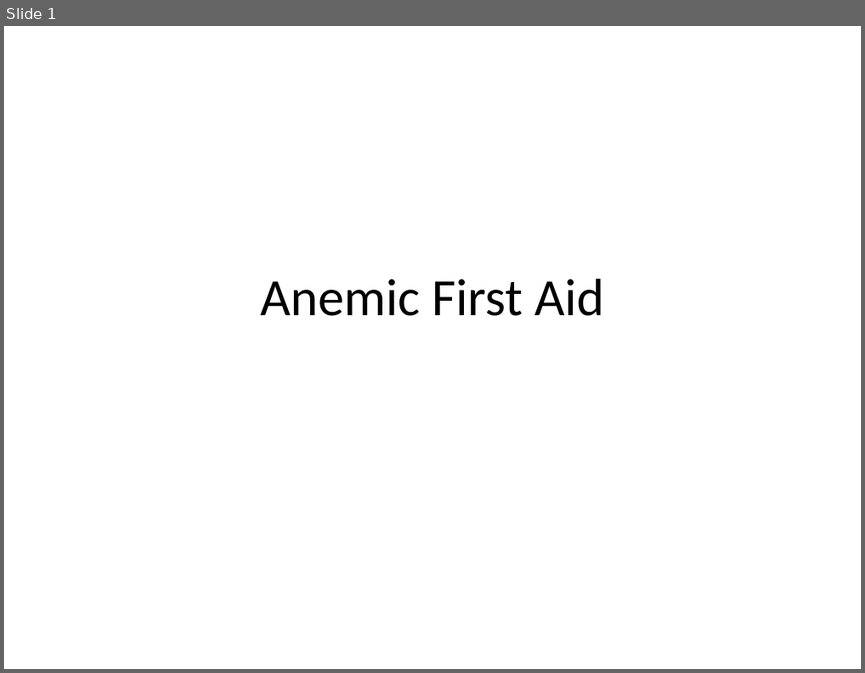
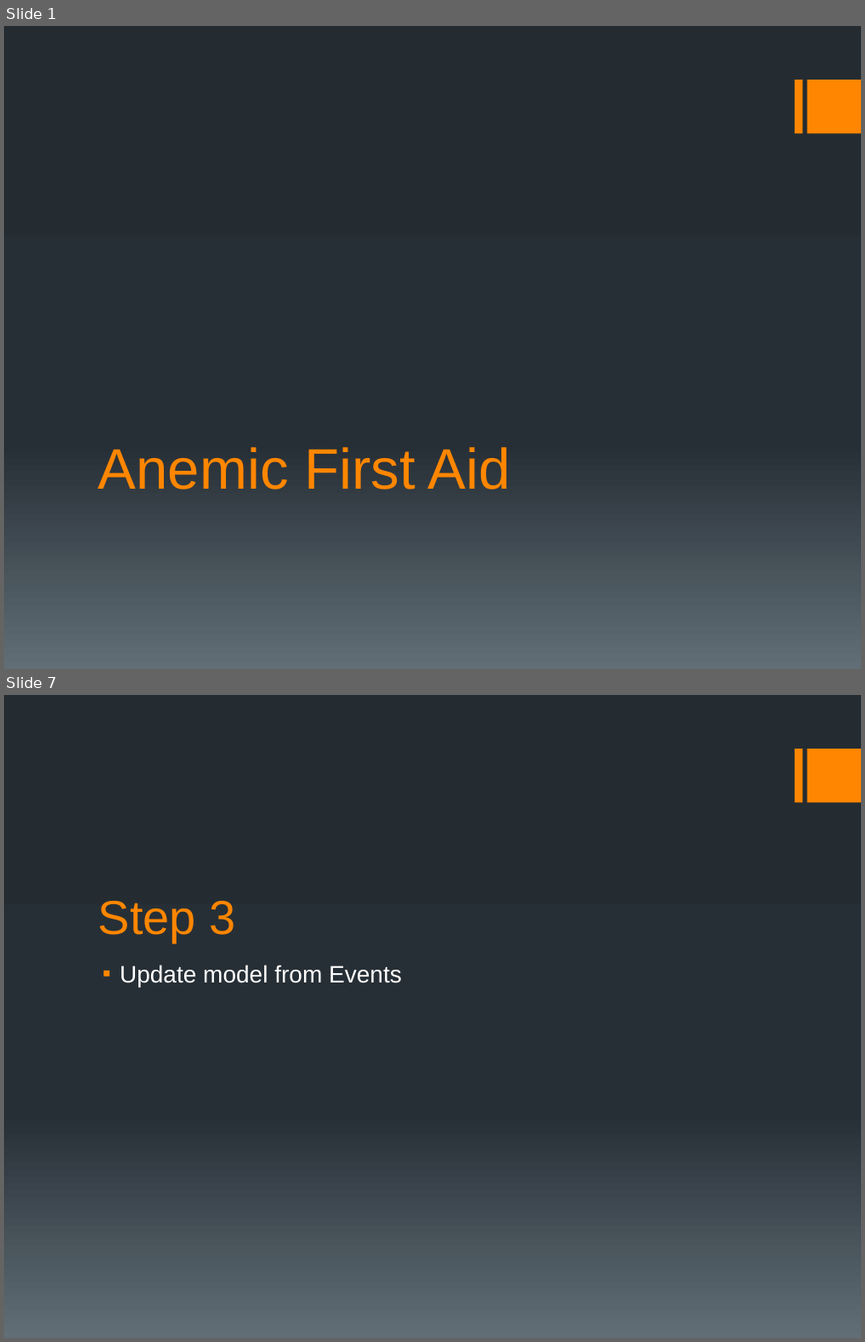
Before and after one commit to andlju/taskmaster, a slide deck: Presentation/Anemic First Aid.pptx. Shown one above the other, each under a label of ours: slide 1 before the commit, slides 1 and 7 after it; the slides between them are not shown. The pictures are 865x673 and 865x1342 pixels, drawn with LibreOffice and Linux fonts; fonts in the diff are those of the drawing. Boxes give left, top, right and bottom in pixels: in the first picture for what was removed or moved away, otherwise in the second. Text is boxed around its words. In the diff, an @@ line names an element or a change of style, - is before the commit and + after.

Commit message:
First commands

```diff
--- a/Presentation/Anemic First Aid.pptx
+++ b/Presentation/Anemic First Aid.pptx
@@ slide 7 added at (4,695,861,1338), background gradient #242C33 to #273037 to #636D76; not listed: 2 template elements that a slide beside it also shows @@
@@ title added at (98,901,235,942), 40 pt, text #FF8600 @@
+Step 3
@@ text added at (120,964,402,987), 20 pt, text #FFFFFF @@
+▪ Update model from Events
@@ slide 1 changed as well @@
@@ background #FFFFFF to gradient #242C33 to #273037 to #636D76 @@
@@ rectangle added at (794,80,801,134), fill #FF8600 @@
@@ rectangle added at (806,80,861,134), fill #FF8600 @@
@@ title "Anemic First Aid": place and size @@
-title "Anemic First Aid" at (260,278,604,316)
+title "Anemic First Aid" at (98,447,511,489)
@@ title "Anemic First Aid" at (98,447,511,489): size 44 to 48 pt, font Calibri to Arial, text colour #000000 to #FF8600; alignment centre to left; vertical alignment middle to bottom @@
```
Also in this commit, not shown: 5 other slides added, 51 other files.
